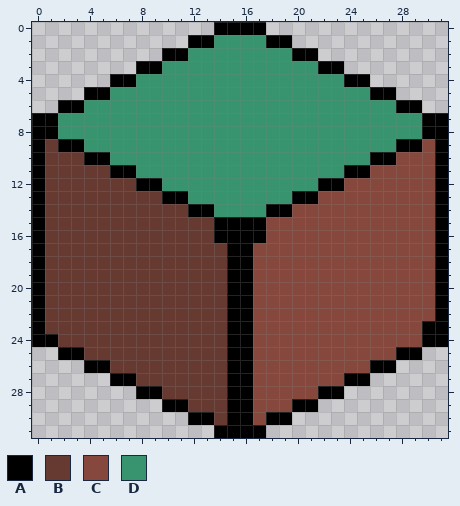
Edited in one commit: pixel-art file (Assets/Sprites/Grass.aseprite). The picture above is the old version.
32x32 pixels, 1 frame. Colours within 5 levels of each other are drawn and written as one.
Palette (. is transparent): A #000000  B #663931  C #86483d  D #37946e
Pixels before, first column x 0:
 0 ..............AAAA..............
 1 ............AADDDDAA............
 2 ..........AADDDDDDDDAA..........
 3 ........AADDDDDDDDDDDDAA........
 4 ......AADDDDDDDDDDDDDDDDAA......
 5 ....AADDDDDDDDDDDDDDDDDDDDAA....
 6 ..AADDDDDDDDDDDDDDDDDDDDDDDDAA..
 7 AADDDDDDDDDDDDDDDDDDDDDDDDDDDDAA
 8 AADDDDDDDDDDDDDDDDDDDDDDDDDDDDAA
 9 ABAADDDDDDDDDDDDDDDDDDDDDDDDAACA
10 ABBBAADDDDDDDDDDDDDDDDDDDDAACCCA
11 ABBBBBAADDDDDDDDDDDDDDDDAACCCCCA
12 ABBBBBBBAADDDDDDDDDDDDAACCCCCCCA
13 ABBBBBBBBBAADDDDDDDDAACCCCCCCCCA
14 ABBBBBBBBBBBAADDDDAACCCCCCCCCCCA
15 ABBBBBBBBBBBBBAAAACCCCCCCCCCCCCA
16 ABBBBBBBBBBBBBAAAACCCCCCCCCCCCCA
17 ABBBBBBBBBBBBBBAACCCCCCCCCCCCCCA
18 ABBBBBBBBBBBBBBAACCCCCCCCCCCCCCA
19 ABBBBBBBBBBBBBBAACCCCCCCCCCCCCCA
20 ABBBBBBBBBBBBBBAACCCCCCCCCCCCCCA
21 ABBBBBBBBBBBBBBAACCCCCCCCCCCCCCA
22 ABBBBBBBBBBBBBBAACCCCCCCCCCCCCCA
23 ABBBBBBBBBBBBBBAACCCCCCCCCCCCCAA
24 AABBBBBBBBBBBBBAACCCCCCCCCCCCCAA
25 ..AABBBBBBBBBBBAACCCCCCCCCCCAA..
26 ....AABBBBBBBBBAACCCCCCCCCAA....
27 ......AABBBBBBBAACCCCCCCAA......
28 ........AABBBBBAACCCCCAA........
29 ..........AABBBAACCCAA..........
30 ............AABAACAA............
31 ..............AAAA..............
Now the later version:
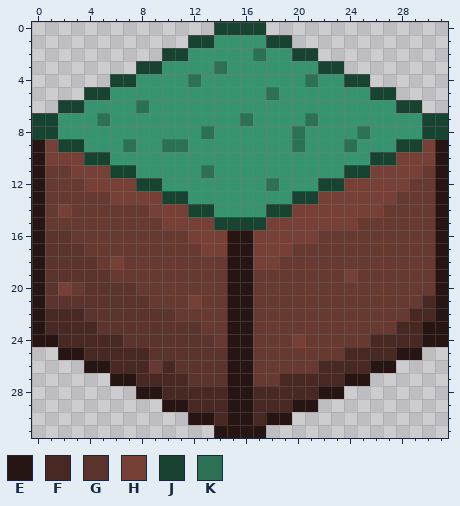
Colours new in this view: E #261512  F #482822  G #5b342d  H #764036  J #184331  K #2d7155
Change:
Changed rows in their new state; - is an unchanged pixel.
first column x 0:
 0 --------------JJJJ--------------
 1 ------------JJ----JJ------------
 2 ----------JJ-----K--JJ----------
 3 --------JJ----K-------JJ--------
 4 ------JJ----K--------K--JJ------
 5 ----JJ------------K-------JJ----
 6 --JJ----K-------------------JJ--
 7 JJ---K----------K----K--------JJ
 8 JJ-----------K------K----K----JJ
 9 EHJJ---K--KK--------K---K---JJHE
10 EHHHJJ--------------------JJHHHE
11 E--HHHJJ-----K----------JJHHHHBE
12 E---HHHHJJ--------K---JJHHHHHBBE
13 E-----HHHHJJ--------JJHHHHHHBBBE
14 E-H------HHHJJ----JJHHHHHHHBBBBE
15 E---------HHHHJJJJHHHHHHHBBBBBBE
16 EGG---------HHHEEHHHHHBBBBBBBBBE
17 EGGG---------HHEEHHHBBBBBBBBBBBE
18 EGGGG-H--------EEHHBBBBBBBBBBBBE
19 EGGGGG---------EEBBBBBBBHBBBBBBE
20 EGH-GGGG-------EEBBBBBBBBBBBBBBE
21 EGGGGGGGG---H--EEBBBBBBBBBBBBBFE
22 EFFFGGGGGGG----EEBBBBBBBBBBBBFFE
23 EFFFFGGGGGGGG--EEBBBBBBBBBBBFFEE
24 EEFFFFFGGGGGGG-EEBBBHBBBBBFFFFEE
25 --EEFFFFFGGGGGGEEBBBBBBBFFFFEE--
26 ----EEFFF-FGGGGEEBBBBBFFFFEE----
27 ------EEFFFFGGGEEBBFFFFFEE------
28 --------EEFFFFFEEFFFFFEE--------
29 ----------EEFFFEEFFFEE----------
30 ------------EEFEEFEE------------
31 --------------EEEE--------------
